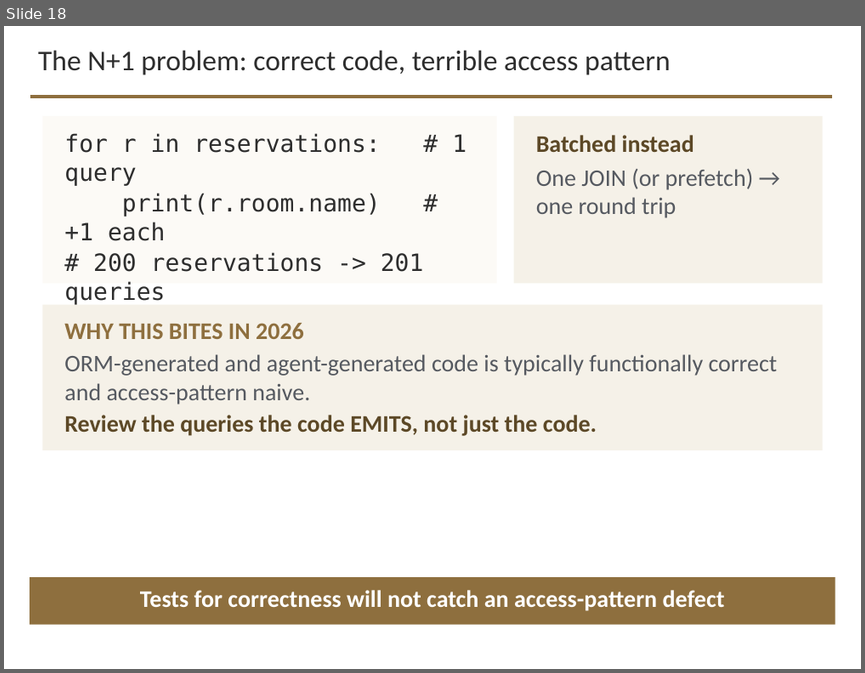
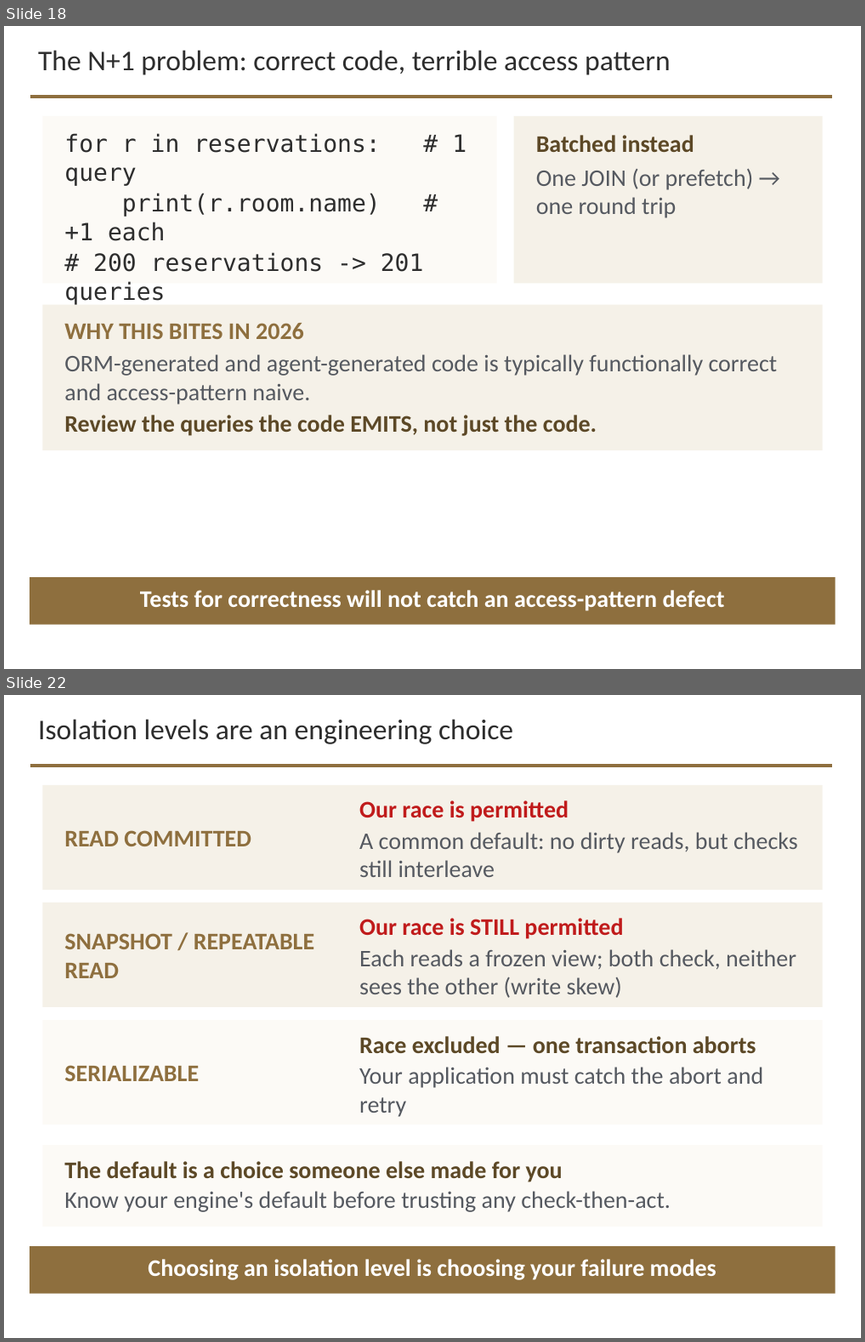
Before and after one commit to davisjam/model-based-agentic-software-engineering, a slide deck: course/lectures/act-3-software-in-the-world/02-compute-environments-and-data-management/3-2-Data-Management.pptx. Shown one above the other, each under a label of ours: slide 18 before the commit, slides 18 and 22 after it; the slides between them are not shown. The pictures are 865x673 and 865x1342 pixels, drawn with LibreOffice and Linux fonts; fonts in the diff are those of the drawing; background and template pictures are left out. Boxes give left, top, right and bottom in pixels: in the first picture for what was removed or moved away, otherwise in the second. Text is boxed around its words. In the diff, an @@ line names an element or a change of style, - is before the commit and + after.

```diff
--- a/course/lectures/act-3-software-in-the-world/02-compute-environments-and-data-management/3-2-Data-Management.pptx
+++ b/course/lectures/act-3-software-in-the-world/02-compute-environments-and-data-management/3-2-Data-Management.pptx
@@ slide 22 added at (x1=4, y1=695, x2=861, y2=1338), background #FFFFFF; not listed: 1 template element that a slide beside it also shows @@
@@ text added at (x1=38, y1=719, x2=513, y2=744), 24 pt, text #2D2D2D @@
+Isolation levels are an engineering choice
@@ rectangle added at (x1=42, y1=785, x2=823, y2=890), fill #F5F1E8 @@
@@ text added at (x1=359, y1=800, x2=798, y2=877), 20 pt, text #555960 @@
+Our race is permitted
+A common default: no dirty reads, but checks still interleave
@@ text added at (x1=64, y1=830, x2=251, y2=846), 20 pt, text #8E6F3E, bold @@
+READ COMMITTED
@@ rectangle added at (x1=42, y1=902, x2=823, y2=1007), fill #F5F1E8 @@
@@ text added at (x1=359, y1=918, x2=796, y2=998), 20 pt, text #555960 @@
+Our race is STILL permitted
+Each reads a frozen view; both check, neither sees the other (write skew)
@@ text added at (x1=64, y1=933, x2=314, y2=978), 20 pt, text #8E6F3E, bold @@
+SNAPSHOT / REPEATABLE READ
@@ rectangle added at (x1=42, y1=1020, x2=823, y2=1124), fill #FCFAF6 @@
@@ text added at (x1=359, y1=1036, x2=763, y2=1117), 20 pt, text #555960 @@
+Race excluded — one transaction aborts
+Your application must catch the abort and retry
@@ text added at (x1=64, y1=1065, x2=199, y2=1081), 20 pt, text #8E6F3E, bold @@
+SERIALIZABLE
@@ rectangle added at (x1=42, y1=1145, x2=823, y2=1226), fill #FCFAF6 @@
@@ text added at (x1=64, y1=1161, x2=670, y2=1212), 20 pt, text #555960 @@
+The default is a choice someone else made for you
+Know your engine's default before trusting any check-then-act.
@@ rectangle added at (x1=30, y1=1246, x2=835, y2=1293), fill #8E6F3E @@
@@ text added at (x1=148, y1=1259, x2=716, y2=1280), 20 pt, text #FFFFFF, bold @@
+Choosing an isolation level is choosing your failure modes
```
Also in this commit, not shown: 5 other slides added.
